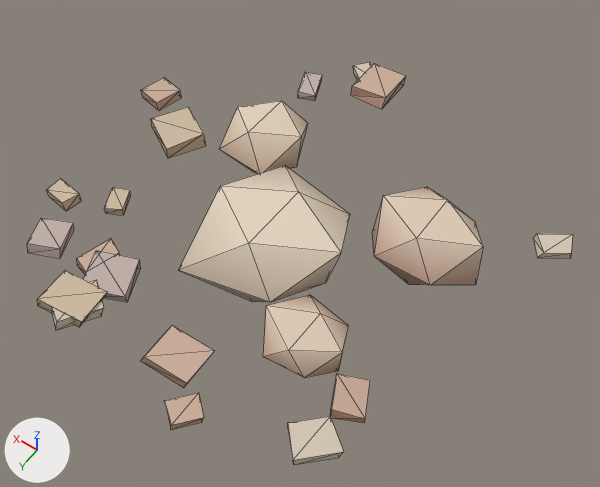
One commit to the glTF model assets/models/props/sandstone_quarried_a.glb: the scene before it, then after it.
Both versions are drawn from a 50 mm lens placed at (-1.17, 1.68, 2.55), pointed at (-0.05, 0.12, 0.08). Arrows for +X, +Y and +Z are at lower left; the lights stay in place. The first picture is the older version. Mesh edges are drawn as thin lines. Vertices at exactly the same position are counted once.

Script lines for the objects in view, before the commit:
```python
me_sandstone_quarried_a = bpy.data.meshes.new('sandstone_quarried_a')
me_sandstone_quarried_a.from_pydata(...)  # 192 vertices, 260 faces; spans x -0.9..1.05, y -0.97..0.95, z -0.18..0.19
me_sandstone_quarried_a.materials.append(mat_propvertex)
ob_sandstone_quarried_a = bpy.data.objects.new('sandstone_quarried_a', me_sandstone_quarried_a)
ob_sandstone_quarried_a.location = (0.0, 0.0, 0.0)
```
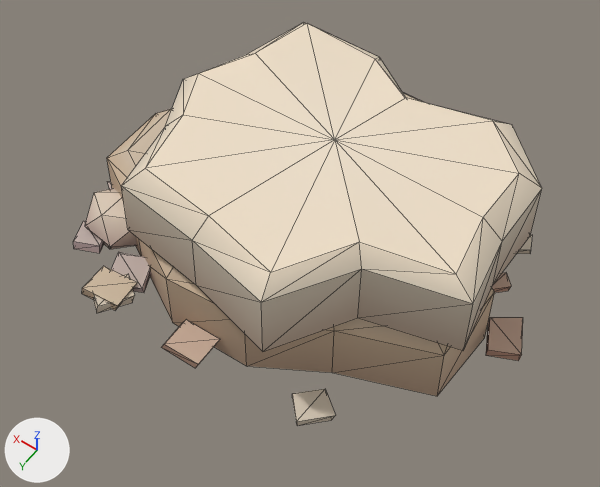
Changed parts and their boxes [x1, y1, x2, y2] in the pictures (600 x 487 px; the box of a moved part takes in the faces that stretch with it):
'sandstone_quarried_a', reshaped (14% narrower)
    before: [27, 62, 573, 465]
    after: [73, 22, 542, 425]
part 1 of me_sandstone_quarried_a, moved or reshaped
    before: [534, 234, 573, 258]
    after: [517, 235, 532, 254]
part 2 of me_sandstone_quarried_a, moved or reshaped
    before: [52, 280, 104, 330]
    after: [93, 274, 135, 313]
part 3 of me_sandstone_quarried_a, moved or reshaped
    before: [27, 218, 74, 258]
    after: [73, 221, 104, 253]
part 4 of me_sandstone_quarried_a, moved or reshaped (not visible afterwards)
    before: [353, 62, 371, 81]
part 5 of me_sandstone_quarried_a, moved or reshaped
    before: [37, 270, 108, 327]
    after: [82, 266, 138, 310]
part 6 of me_sandstone_quarried_a, moved or reshaped
    before: [141, 326, 214, 388]
    after: [161, 320, 220, 368]
part 7 of me_sandstone_quarried_a, moved or reshaped
    before: [288, 416, 343, 465]
    after: [292, 389, 335, 425]
part 8 of me_sandstone_quarried_a, moved or reshaped (not visible afterwards)
    before: [298, 72, 322, 101]
part 9 of me_sandstone_quarried_a, moved or reshaped
    before: [165, 393, 204, 430]
    after: [486, 317, 523, 361]
part 10 of me_sandstone_quarried_a, moved or reshaped (mostly hidden afterwards)
    before: [104, 187, 131, 215]
    after: [107, 181, 112, 189]
part 11 of me_sandstone_quarried_a, moved or reshaped
    before: [151, 107, 206, 158]
    after: [492, 272, 511, 293]
part 12 of me_sandstone_quarried_a, moved or reshaped (not visible afterwards)
    before: [47, 178, 82, 211]
part 13 of me_sandstone_quarried_a, added
    after: [107, 93, 495, 396]
part 14 of me_sandstone_quarried_a, added
    after: [121, 22, 542, 352]
part 15 of me_sandstone_quarried_a, deleted (beige)
    before: [84, 63, 483, 423]
part 16 of me_sandstone_quarried_a, built on
    before: [77, 239, 119, 275]
    after: [85, 188, 151, 293]
part 17 of me_sandstone_quarried_a, moved or reshaped (not visible afterwards)
    before: [220, 101, 308, 174]

Edits to the bpy script that builds the scene:
```text
Change me_sandstone_quarried_a:
    used by ob_sandstone_quarried_a; location = (0.0, 0.0, 0.0)
    remove me_sandstone_quarried_a.from_pydata(...)  # 192 vertices, 260 faces; spans x -0.9..1.05, y -0.97..0.95, z -0.18..0.19
    add me_sandstone_quarried_a.from_pydata(...)  # 222 vertices, 320 faces; spans x -0.94..0.84, y -0.81..0.75, z -0.07..0.61
    me_sandstone_quarried_a part 1: the loose piece of 8 vertices spanning x -0.9..-0.74, y -0.57..-0.41, z 0.0..0.03 is scaled about its middle by 0.8, then moved by (0.12, 0.07, 0.0)
    me_sandstone_quarried_a part 2: the loose piece of 8 vertices spanning x 0.37..0.58, y 0.67..0.89, z 0.0..0.05 is scaled about its middle by 0.8, then moved by (-0.07, -0.12, 0.0)
    me_sandstone_quarried_a part 3: the loose piece of 8 vertices spanning x 0.69..0.87, y 0.51..0.71, z 0.0..0.04 is scaled about its middle by 0.8, then moved by (-0.12, -0.1, 0.0)
    me_sandstone_quarried_a part 4: the loose piece of 8 vertices spanning x 0.21..0.37, y -0.96..-0.81, z 0.0..0.04 is scaled about its middle by 0.8, then moved by (-0.05, 0.14, 0.0)
    me_sandstone_quarried_a part 5: the loose piece of 8 vertices spanning x 0.38..0.62, y 0.68..0.86, z 0.0..0.06 is scaled about its middle by 0.8, then moved by (-0.07, -0.12, -0.01)
    me_sandstone_quarried_a part 6: the loose piece of 8 vertices spanning x -0.08..0.14, y 0.65..0.81, z 0.0..0.05 is scaled about its middle by 0.8, then moved by (0.0, -0.07, -0.01)
    me_sandstone_quarried_a part 7: the loose piece of 8 vertices spanning x -0.64..-0.43, y 0.61..0.81, z 0.0..0.04 is scaled about its middle by 0.8, then moved by (0.07, -0.1, 0.0)
    me_sandstone_quarried_a part 8: the loose piece of 8 vertices spanning x 0.4..0.53, y -0.77..-0.61, z 0.0..0.03 is scaled about its middle by 0.8, then moved by (-0.06, 0.08, 0.0)
    me_sandstone_quarried_a part 9: the loose piece of 8 vertices spanning x -0.19..-0.05, y 0.8..0.95, z 0.0..0.03 is turned 64.8 degrees about the z axis through its middle and scaled by 1.28, then moved by (-0.74, -0.87, 0.01)
    me_sandstone_quarried_a part 10: the loose piece of 8 vertices spanning x 0.64..0.75, y 0.26..0.39, z 0.0..0.03 is turned 24.7 degrees about the z axis through its middle and scaled by 0.852, then moved by (0.04, -0.04, 0.0)
    me_sandstone_quarried_a part 11: the loose piece of 8 vertices spanning x 0.62..0.88, y -0.24..0.02, z 0.0..0.06 is turned -105.5 degrees about the z axis through its middle and scaled by 0.424, then moved by (-1.47, -0.09, -0.02)
    me_sandstone_quarried_a part 12: the loose piece of 8 vertices spanning x 0.83..0.96, y 0.38..0.47, z 0.0..0.04 is scaled about its middle by (0.765, 1.11, 0.534), then moved by (-0.11, -0.6, -0.01)
    me_sandstone_quarried_a part 13: a new loose piece of 43 vertices spanning x -0.79..0.76, y -0.7..0.61, z -0.04..0.31, in mat_propvertex
    me_sandstone_quarried_a part 14: a new loose piece of 43 vertices spanning x -0.81..0.54, y -0.5..0.67, z 0.3..0.61, in mat_propvertex
    me_sandstone_quarried_a part 15: 7 loose pieces with 68 vertices, spanning x -0.65..1.05, y -0.97..0.73, z -0.18..0.19, are deleted
    me_sandstone_quarried_a part 16: 7 vertices removed from x 0.5..0.61, y 0.49..0.66, z 0.0..0.04; 19 vertices added at x 0.32..0.76, y 0.27..0.65, z -0.07..0.13
    me_sandstone_quarried_a part 17: 12 vertices removed from x 0.24..0.59, y -0.46..-0.11, z -0.13..0.15; 12 vertices added at x 0.54..0.84, y -0.48..-0.17, z -0.06..0.14
    other edits to the shape of me_sandstone_quarried_a do not show in these pictures
```
